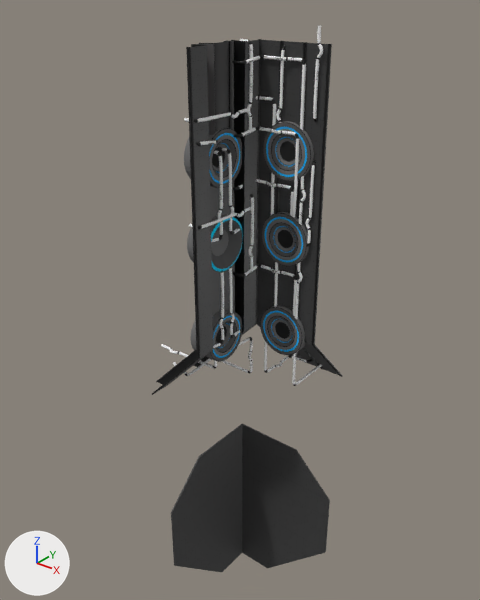
The FBX model Assets/Art/Models/Environment Models/Level 2/Boss room/TransitionArea.fbx as it was, and as the next commit left it.
Both versions are drawn from a camera (50 mm lens) standing at (447.0, -591.0, 31.0) and looking at (-113.0, 109.0, -403.0). Arrows for +X, +Y and +Z are at lower left; the lights stay in place. Where no turn or scale is listed for an object, it has been applied to the vertices. Vertices at the same position are counted once.

The scene before the commit, as lines of its bpy script (objects in view):
```python
me_cube_196 = bpy.data.meshes.new('Cube.196')
me_cube_196.from_pydata(...)  # 140 vertices, 109 faces; spans x -47.0..47.0, y -2.0..85.0, z -342.0..115.0
me_cube_196.materials.append(mat_ttt)  # picture img_transition_area_tile_png
# before: 4 (47.0, 2.0, 115.0) at pixel (331, 44), 54 (47.0, 2.0, -253.0) at pixel (314, 344), 101 (47.0, 85.0, -342.0) at pixel (342, 376)
me_cube_198 = bpy.data.meshes.new('Cube.198')
me_cube_198.from_pydata(...)  # 12 vertices, 8 faces; spans x -1.0..1.0, y -81.0..81.0, z -134.0..134.0
me_cube_198.materials.append(mat_ttt)  # picture img_transition_area_tile_png
me_cube_199 = bpy.data.meshes.new('Cube.199')
me_cube_199.from_pydata(...)  # 12 vertices, 8 faces; spans x -81.0..81.0, y -1.0..1.0, z -134.0..134.0
me_cube_199.materials.append(mat_ttt)  # picture img_transition_area_tile_png
me_cube_200 = bpy.data.meshes.new('Cube.200')
me_cube_200.from_pydata(...)  # 634 vertices, 554 faces; spans x -99.0..10.0, y -93.0..31.0, z -335.0..123.0
me_cube_200.materials.append(mat_ttt)  # picture img_transition_area_tile_png
me_cylinder_174 = bpy.data.meshes.new('Cylinder.174')
me_cylinder_174.from_pydata(...)  # 480 vertices, 450 faces; spans x -16.5..16.5, y -34.7..34.7, z -34.7..34.7
me_cylinder_174.materials.append(mat_explosive)  # picture img_bossphaseone_png
ob_cube_002 = bpy.data.objects.new('Cube.002', me_cube_199)
ob_cube_002.location = (4.0, 69.0, -723.0)
ob_cube_004 = bpy.data.objects.new('Cube.004', me_cube_198)
ob_cube_004.location = (-76.0, -11.0, -723.0)
ob_cylinder_003 = bpy.data.objects.new('Cylinder.003', me_cylinder_174)
ob_cylinder_003.location = (-65.0, 0.0, -396.0)
ob_walls_002 = bpy.data.objects.new('Walls.002', me_cube_200)
ob_walls_002.location = (-54.0, 31.0, -156.0)
ob_walls_003 = bpy.data.objects.new('Walls.003', me_cube_196)
ob_walls_003.location = (3.0, 60.0, -148.0)
# also in view: 'Cylinder.006' at (1.0, 61.0, -394.0); 'Cylinder.002' at (-64.0, 0.0, -266.0); 'Cylinder.007' at (1.0, 61.0, -154.0); 'Cylinder.001' at (-65.0, 0.0, -159.0); 'BézierCurve.008' at (-21.0, 39.0, -89.0)
```
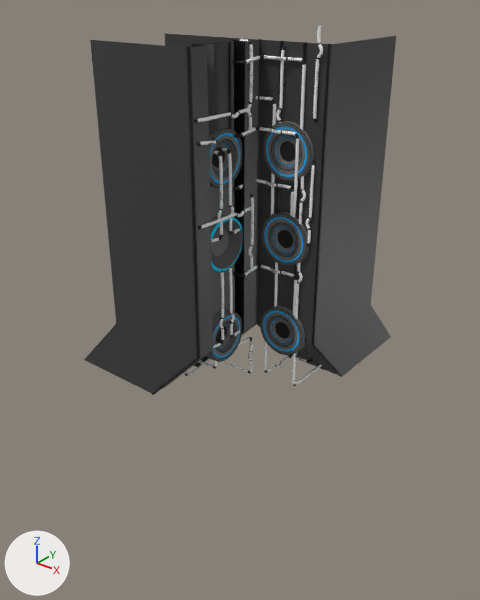
What differs and where, as boxes [x1, y1, x2, y2] in the pictures (480 x 600 px):
'Cylinder.003', reshaped (233% wider, 570% taller)
    before: [191, 309, 242, 362]
    after: [84, 33, 256, 394]
'Walls.003', reshaped (61% wider)
    before: [257, 40, 343, 377]
    after: [257, 36, 396, 377]
'Cube.002', deleted (black)
    before: [242, 424, 330, 568]
'Cube.004', deleted (black)
    before: [171, 424, 242, 572]
part 1 of me_cube_196, added
    after: [315, 36, 396, 376]
part 2 of me_cylinder_174, added (black)
    after: [84, 33, 256, 394]

What changed in the scene script:
```text
Change me_cube_196:
    used by ob_walls_003; location = (3.0, 60.0, -148.0)
    verts and faces of me_cube_196; kept vertices keep their numbers, new ones are numbered from 140
    remove me_cube_196.from_pydata(...)  # 140 vertices, 109 faces; spans x -47.0..47.0, y -2.0..85.0, z -342.0..115.0
    add me_cube_196.from_pydata(...)  # 143 vertices, 111 faces; spans x -47.0..47.0, y -2.0..235.0, z -342.0..115.0
    me_cube_196 part 1
    add for new, old in zip([140, 141, 142], [4, 54, 101]): verts[new] = verts[old] + (0.0, 150.0, 0.0)
    add faces += [(54, 101, 142, 141), (4, 54, 141, 140)]
Change me_cylinder_174:
    used by ob_cylinder_003; location = (-65.0, 0.0, -396.0)
    verts and faces of me_cylinder_174; kept vertices keep their numbers, new ones are numbered from 480
    remove me_cylinder_174.from_pydata(...)  # 480 vertices, 450 faces; spans x -16.5..16.5, y -34.7..34.7, z -34.7..34.7
    add me_cylinder_174.from_pydata(...)  # 492 vertices, 454 faces; spans x -215.0..17.8, y -60.4..60.4, z -93.7..362.9
    me_cylinder_174 part 2
    add verts[480] = (-132.2, -60.4, 362.9)  # pixel (90, 39)
    add verts[481] = (-132.2, -60.4, -4.4)  # pixel (116, 323)
    add verts[482] = (-215.0, -60.4, -93.7)  # pixel (83, 359)
    add verts[483] = (-132.2, 60.4, 362.9)  # pixel (164, 33)
    add verts[484] = (-132.2, 60.4, -4.4)
    add verts[485] = (-215.0, 60.4, -93.7)
    add for new, old in zip([*range(486, 492)], [*range(480, 486)]): verts[new] = verts[old] + (150.0, 0.0, 0.0)
    add faces += [(481, 482, 488, 487), (480, 481, 487, 486), (484, 490, 491, 485), (483, 489, 490, 484)]  # mat_ttt (picture img_transition_area_tile_png)
    add me_cylinder_174.materials.append(mat_ttt)  # picture img_transition_area_tile_png
Remove ob_cube_004:
    ob_cube_004 = bpy.data.objects.new('Cube.004', me_cube_198)
    ob_cube_004.location = (-76.0, -11.0, -723.0)
Remove ob_cube_002:
    ob_cube_002 = bpy.data.objects.new('Cube.002', me_cube_199)
    ob_cube_002.location = (4.0, 69.0, -723.0)
```
